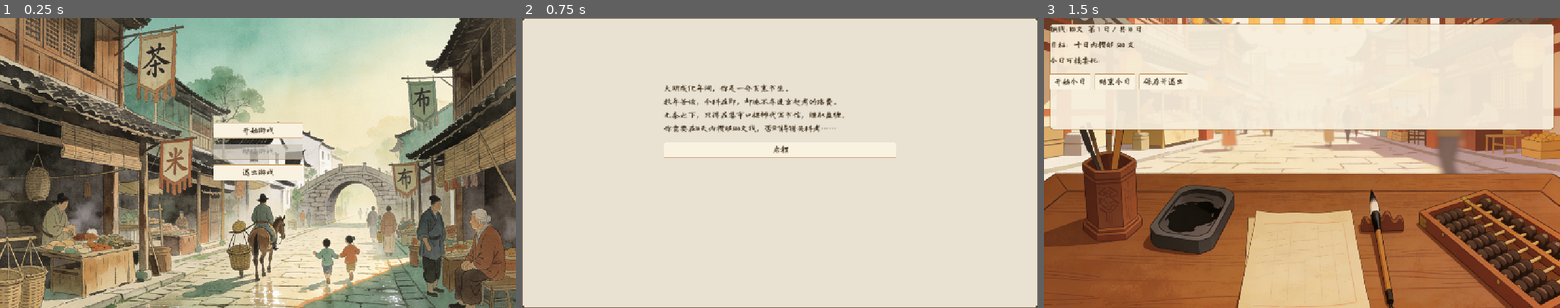
Above: before the commit, frames 1-3 (left to right).
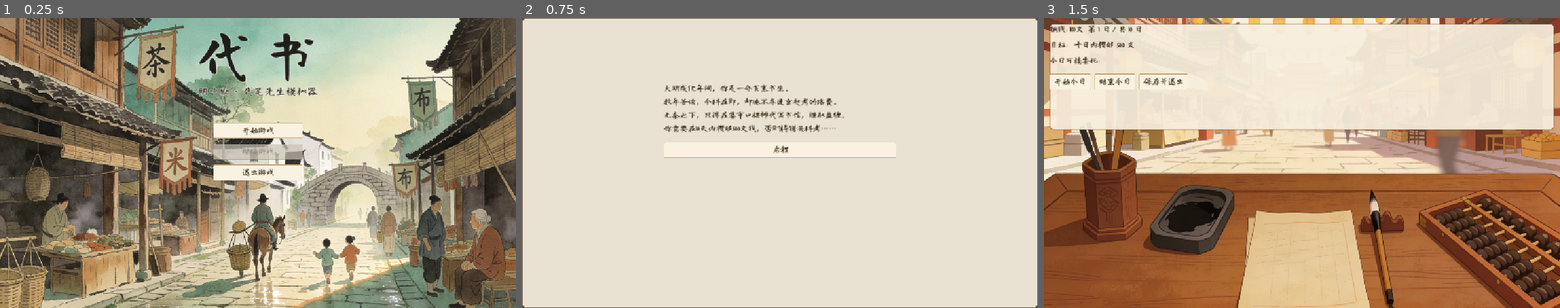
Above: after the commit, the same moments.

Repository: 284022719/daishu
Game: Godot game, scene res://scenes/title_screen.tscn
The game is run twice, just before and just after one commit, with the same random seed, the same clock (stepped at 60 frames per second) and the same inputs.
Inputs:
- Up to frame 1 (0.25 s): no input
- Up to frame 2 (0.75 s): click "开始游戏" at 0.5 s
- Up to frame 3 (1.5 s): click "启程" at 1.25 s

The runs differ from the first frame. In frame 1, 1.3% of the frame differs, in the area x 38-62%, y 4-28%; in frame 2, nothing differs; in frame 3, nothing differs.

Commit message:
feat(title): 标题页加「代书」书法大字（复用寒蝉龙藏体，不新增素材）
⑬ 标题书法大字：不生成新素材，直接用项目已有字体在 title_screen.tscn 渲染。
- 标题「代」「书」字号 128，横排；副标题「明中期 · 代笔先生模拟器」字号 24
- 墨色 Color(0.055,0.047,0.035,0.9) + 浅描边 outline_size 6（在深浅不一的背景上保证干净）
- 位置顶部居中，落在天空最亮的开阔区

位置是量出来的不是拍的：先渲染了一版放左上角，实测压在深色木构建筑上、副标题几乎看不见；
改到天空区后笔画干净。用探针量过与按钮列不重叠（标题 y22..151 / 副标题 y151..176 / 按钮 y234..414）。

顺带发现一个项目级问题（未修，需人决定）：
标题页用 main.png（水墨风街景），主界面用 main_bg.png（像素插画风）—— 两者不是同一画风。

新增 tools/md_structure_check.mjs：Markdown 结构守卫。
起因是本次会话在 PRE_RELEASE_UI_CHECK.md 上**同一手法连踩三次** ——
拿标题行当 edit 的替换锚点、漏写回旧标题，导致旧标题消失、正文成孤儿（内容都在，肉眼像正常文档），
还留下过重复表格行。守卫检查：标题重复、空节/孤儿正文、表格分隔行配对、游离表格行、代码围栏配对。
脚本带 --selftest（自检时它自己的 bug 被自检抓出来：把"文档标题+章"误判为空节）。

文档：PRE_RELEASE_UI_CHECK 记录 ⑬（含位置实测过程）并补 ⑩⑪ 现状；
DATA_FORMATS 修正 avatar/letter_type 过时断言并补 relation；
项目总览同步 ⑥⑬ 状态。全部 6 份改动文档通过结构守卫。

Diff:
--- a/scenes/title_screen.tscn
+++ b/scenes/title_screen.tscn
@@ -1,7 +1,8 @@
-[gd_scene load_steps=3 format=3 uid="uid://to0dpfg563xc"]
+[gd_scene load_steps=4 format=3 uid="uid://to0dpfg563xc"]
 
 [ext_resource type="Script" uid="uid://ram643stxp5l" path="res://scripts/title_screen.gd" id="1"]
 [ext_resource type="Texture2D" uid="uid://c4h1jydcrkett" path="res://assets/images/backgrounds/main.png" id="2_sa3yf"]
+[ext_resource type="FontFile" path="res://assets/fonts/hanchanlongcang.otf" id="3_font"]
 
 [node name="TitleScreen" type="Control"]
 layout_mode = 3
@@ -21,6 +22,52 @@
 grow_vertical = 2
 texture = ExtResource("2_sa3yf")
 expand_mode = 1
+
+[node name="TitleBox" type="VBoxContainer" parent="."]
+layout_mode = 1
+anchors_preset = 5
+anchor_left = 0.5
+anchor_right = 0.5
+offset_left = -190.0
+offset_top = 22.0
+offset_right = 190.0
+offset_bottom = 210.0
+grow_horizontal = 2
+grow_vertical = 2
+theme_override_constants/separation = 0
+
+[node name="TitleRow" type="HBoxContainer" parent="TitleBox"]
+layout_mode = 2
+size_flags_horizontal = 4
+theme_override_constants/separation = 26
+
+[node name="TitleDai" type="Label" parent="TitleBox/TitleRow"]
+layout_mode = 2
+theme_override_colors/font_color = Color(0.055, 0.047, 0.035, 0.9)
+theme_override_colors/font_outline_color = Color(0.965, 0.949, 0.906, 0.75)
+theme_override_constants/outline_size = 6
+theme_override_fonts/font = ExtResource("3_font")
+theme_override_font_sizes/font_size = 128
+text = "代"
+
+[node name="TitleShu" type="Label" parent="TitleBox/TitleRow"]
+layout_mode = 2
+theme_override_colors/font_color = Color(0.055, 0.047, 0.035, 0.9)
+theme_override_colors/font_outline_color = Color(0.965, 0.949, 0.906, 0.75)
+theme_override_constants/outline_size = 6
+theme_override_fonts/font = ExtResource("3_font")
+theme_override_font_sizes/font_size = 128
+text = "书"
+
+[node name="Subtitle" type="Label" parent="TitleBox"]
+layout_mode = 2
+size_flags_horizontal = 4
+theme_override_colors/font_color = Color(0.192, 0.157, 0.11, 0.92)
+theme_override_colors/font_outline_color = Color(0.976, 0.965, 0.937, 0.85)
+theme_override_constants/outline_size = 5
+theme_override_fonts/font = ExtResource("3_font")
+theme_override_font_sizes/font_size = 24
+text = "明中期 · 代笔先生模拟器"
 
 [node name="VBoxContainer" type="VBoxContainer" parent="."]
 layout_mode = 1
Binary file added: docs/screenshots/title_before.png
Binary file added: docs/screenshots/title_calligraphy.png
Not shown, changed: docs/PRE_RELEASE_UI_CHECK.md
Not shown, added: tools/md_structure_check.mjs
